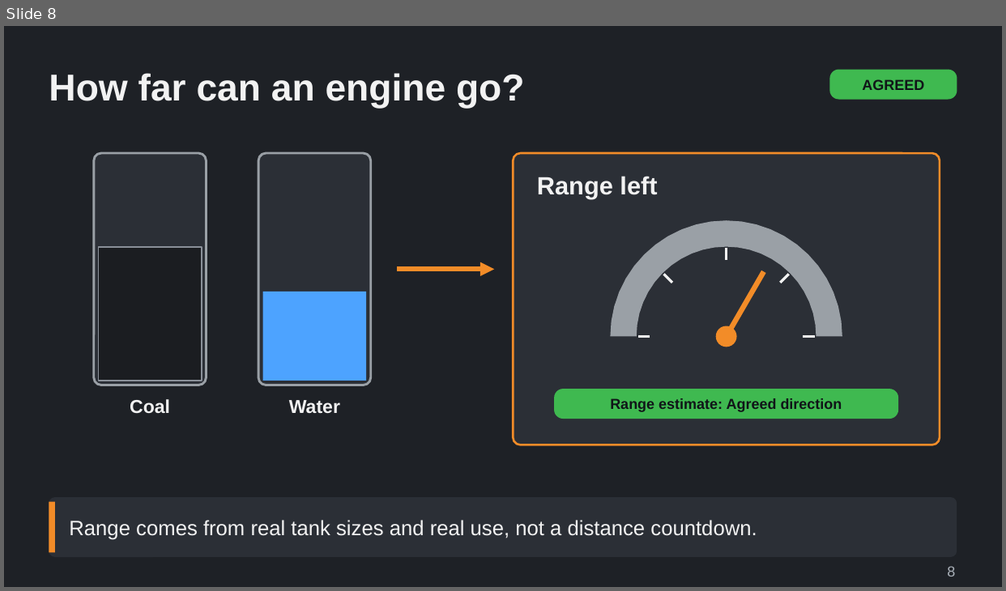
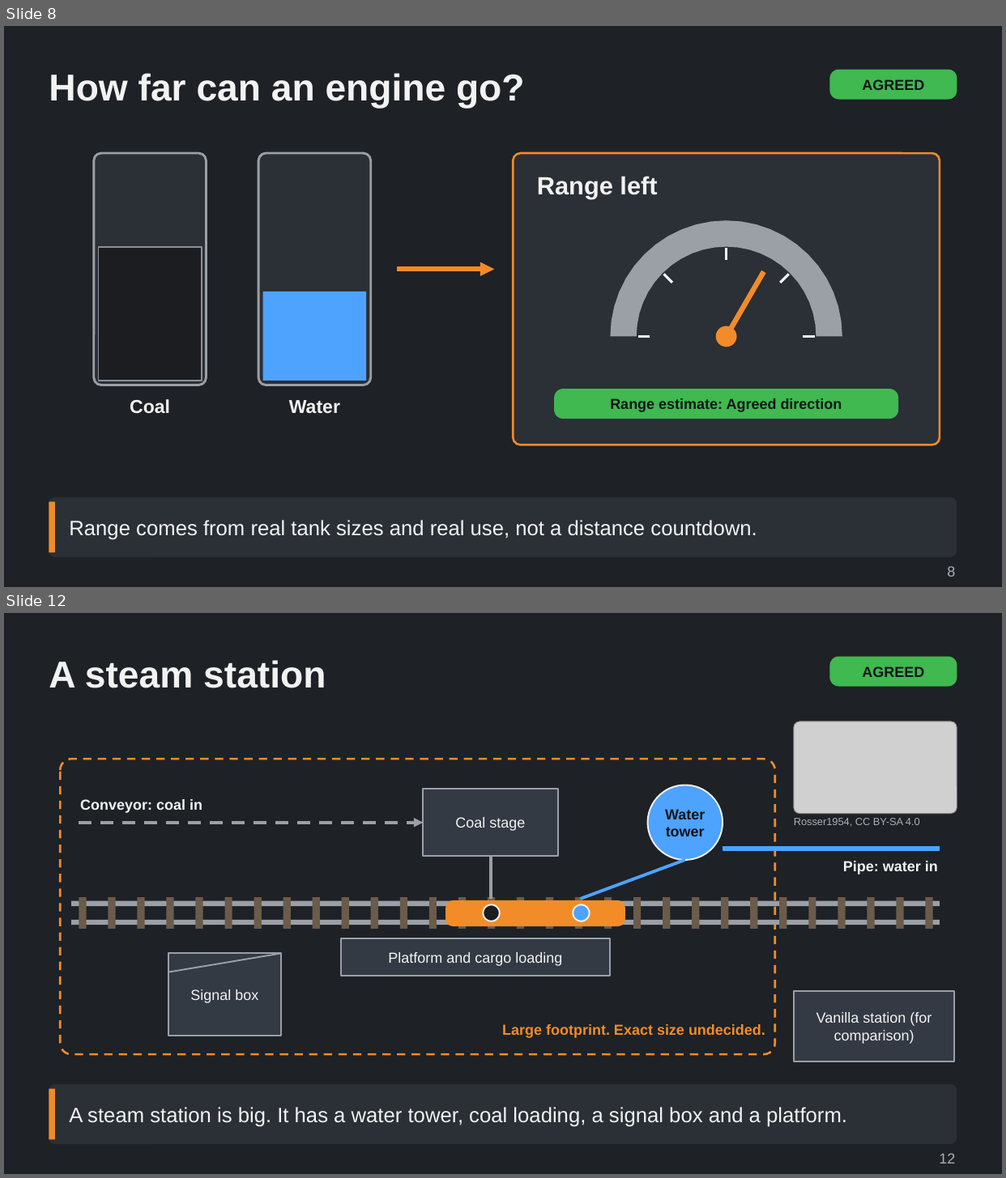
Before and after one commit to Tarenkookoo/Satisfactory---Early-Locomotion, a slide deck: Reporting/Claude Presents/Deck3_Servicing/Coal_Water_and_Servicing_Explained.pptx. Shown one above the other, each under a label of ours: slide 8 before the commit, slides 8 and 12 after it; the slides between them are not shown. The pictures are 1006x591 and 1006x1178 pixels, drawn with LibreOffice and Linux fonts; fonts in the diff are those of the drawing; grey boxes stand for pictures. Boxes give left, top, right and bottom in pixels: in the first picture for what was removed or moved away, otherwise in the second. Text is boxed around its words. In the diff, an @@ line names an element or a change of style, - is before the commit and + after.

```diff
--- a/Reporting/Claude Presents/Deck3_Servicing/Coal_Water_and_Servicing_Explained.pptx
+++ b/Reporting/Claude Presents/Deck3_Servicing/Coal_Water_and_Servicing_Explained.pptx
@@ slide 12 added at (4,613,1002,1174), background #1E2126 @@
@@ title added at (49,660,326,688), 36 pt, text #F2F2F2, bold @@
+A steam station
@@ rounded rectangle added at (829,657,957,687), fill #3FB950, 14 pt, text #101418, bold @@
+AGREED
@@ picture added at (794,722,957,814) @@
@@ text added at (794,818,920,827), 10 pt, text #A9B0B8 @@
+Rosser1954, CC BY-SA 4.0
@@ group added at (60,759,955,1063): 36 rectangles, 4 lines, 3 texts, 3 ellipses, 2 rounded rectangles, 1 arrow @@
+Large footprint. Exact size undecided.
+Platform and cargo loading
+Signal box
+Coal stage
+Conveyor: coal in
+Water tower
+Pipe: water in
+Vanilla station (for comparison)
@@ rounded rectangle added at (49,1084,957,1144), fill #2B2F36 @@
@@ rectangle added at (49,1089,55,1140), fill #F28C28 @@
@@ text added at (69,1107,847,1127), 20 pt, text #F2F2F2 @@
+A steam station is big. It has a water tower, coal loading, a signal box and a platform.
@@ text added at (939,1153,955,1164), 14 pt, text #A9B0B8 @@
+12
```
Also in this commit, not shown: 7 other slides added, 4 other files.
